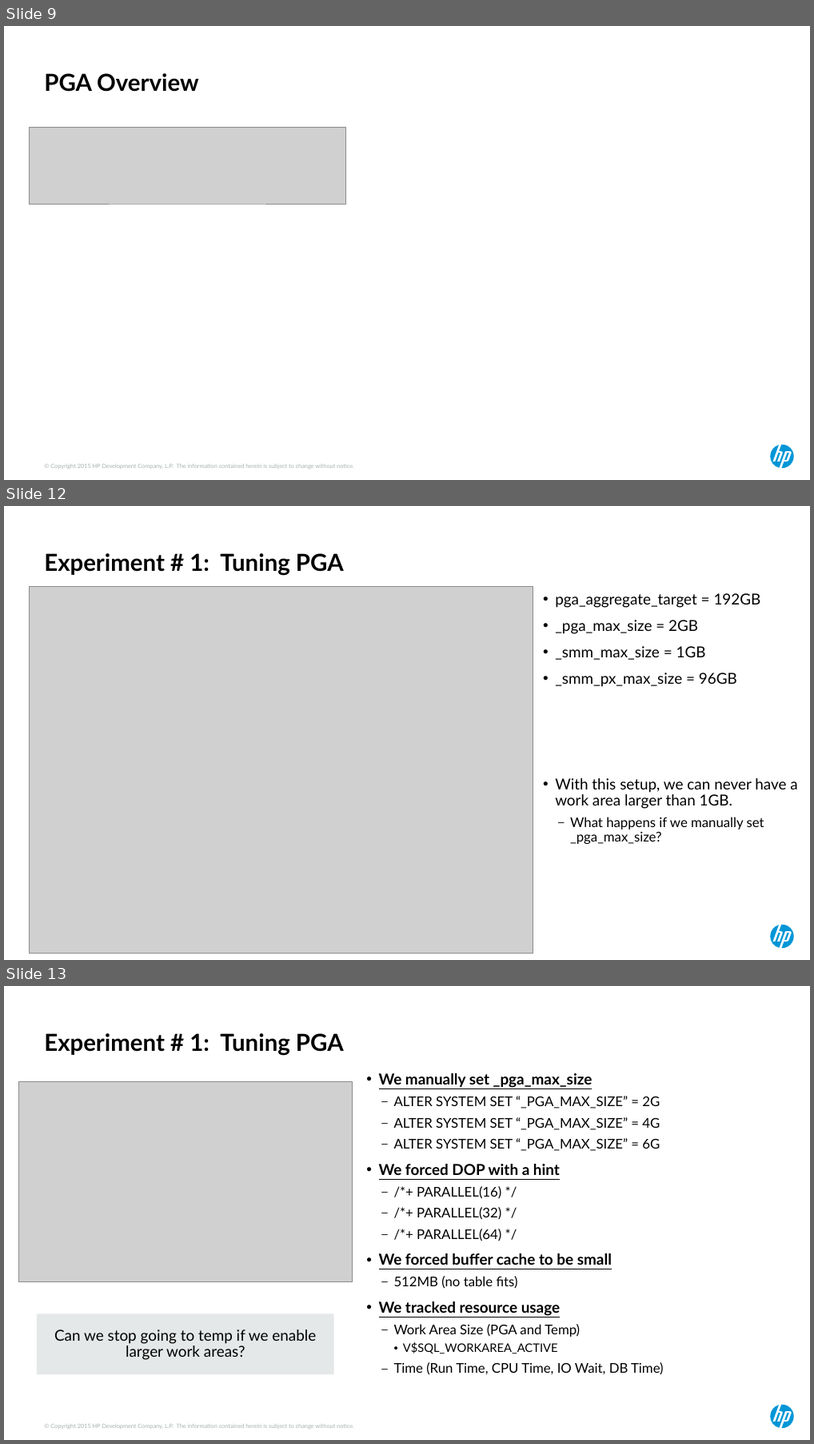
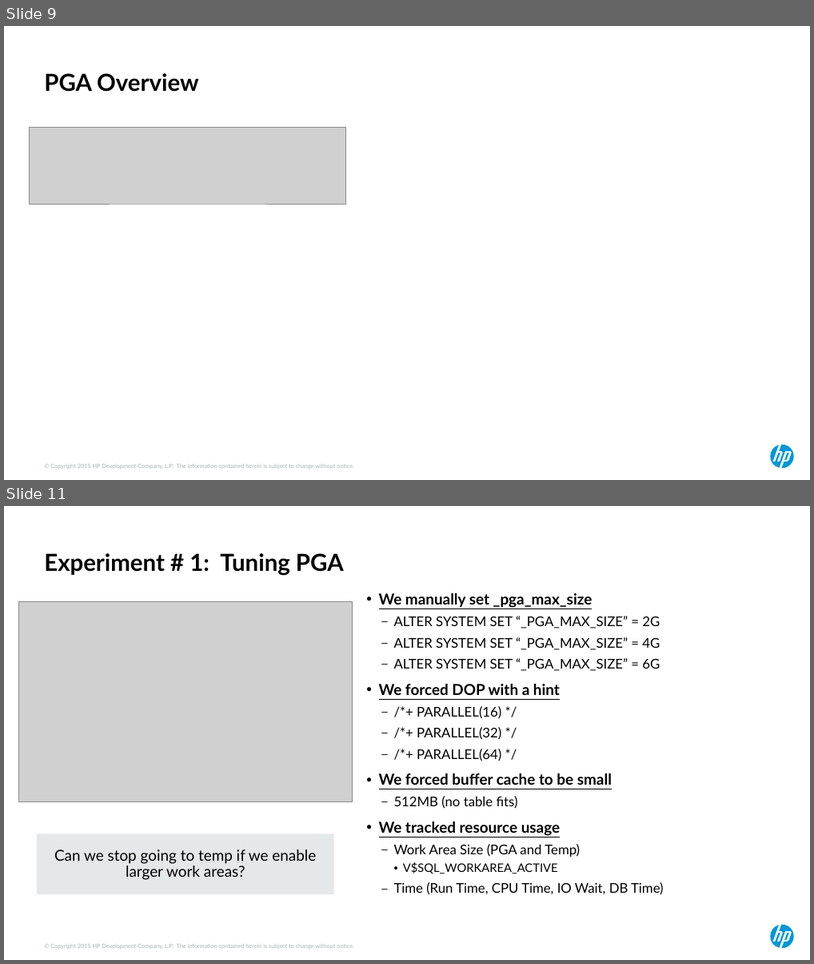
Before and after one commit to ndesilets/Group-13-HP-Big-Data-Analytics, a slide deck: Power Point Files/hotsos_2017 (kirbys inputs).pptx. Shown one above the other, each under a label of ours: slides 9, 12 and 13 before the commit, slides 9 and 11 after it; the slides between them are not shown. The pictures are 814x1444 and 814x964 pixels, drawn with LibreOffice and Linux fonts; fonts in the diff are those of the drawing; grey boxes stand for pictures. Boxes give left, top, right and bottom in pixels: in the first picture for what was removed or moved away, otherwise in the second. Text is boxed around its words. In the diff, an @@ line names an element or a change of style, - is before the commit and + after.

```diff
--- a/Power Point Files/hotsos_2017 (kirbys inputs).pptx
+++ b/Power Point Files/hotsos_2017 (kirbys inputs).pptx
@@ slide 12 removed at (4,506,810,960), background #FFFFFF; not listed: 1 template element that a slide beside it also shows @@
@@ title removed at (44,553,344,576) @@
-Experiment # 1: Tuning PGA
@@ picture removed at (29,587,533,952) @@
@@ text removed at (555,593,798,844) @@
-• pga_aggregate_target = 192GB
-• _pga_max_size = 2GB
-• _smm_max_size = 1GB
-• _smm_px_max_size = 96GB
-• With this setup, we can never have a work area larger than 1GB.
-  – What happens if we manually set _pga_max_size?
@@ what was slide 13 is now slide 11 @@
```
Also in this commit, not shown: 2 slides changed, 1 other slide removed, 3 other files.
